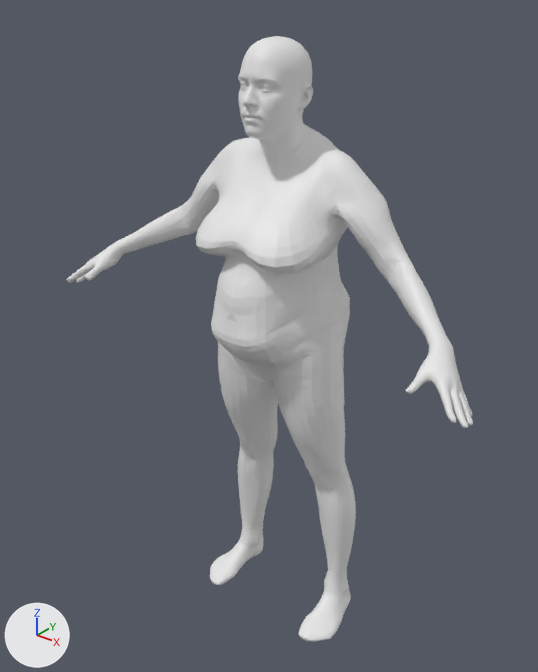
The glTF model fixtures/presets/male_hourglass_XL_175.glb as it was, and as the next commit left it.
The view is the same before and after, from a 50 mm camera at (1.162, -1.518, 1.881) aimed at (-0.03, -0.028, 0.957). Arrows for +X, +Y and +Z are at lower left; the lights stay in place. The first picture is the older version.

The first picture shows 'geometry_0'.
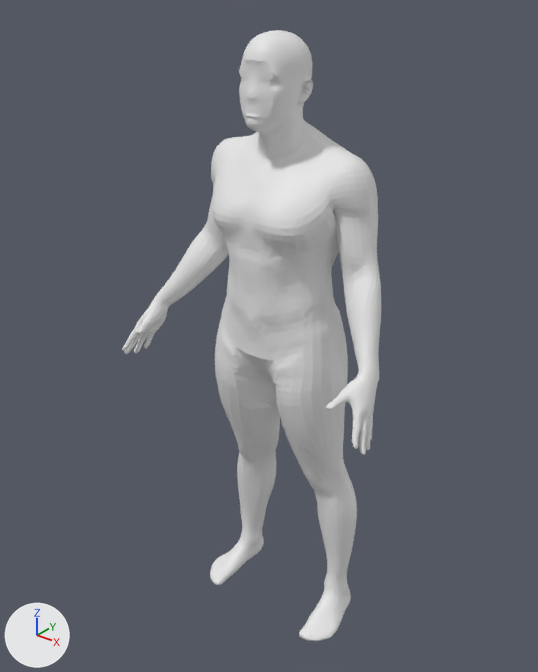
What differs and where, as boxes [x1, y1, x2, y2] in the pictures (538 x 672 px; the box of a moved part takes in the faces that stretch with it):
'geometry_0', reshaped (36% narrower): before [67, 36, 473, 641]; after [122, 30, 381, 641]
part 1 of me_geometry_0, moved or reshaped: before [67, 36, 473, 502]; after [122, 30, 381, 506]
part 2 of me_geometry_0, moved or reshaped: before [222, 549, 263, 584]; after [221, 570, 237, 584]

The edits, one by one:
me_geometry_0 is used by ob_geometry_0; location (0.0, 0.0, 0.0).
me_geometry_0 had 18439 vertices, 36874 faces and spanned x -0.66..0.66, y -0.26..0.16, z 0.0..1.75.
me_geometry_0 now has 18439 vertices, 36874 faces and spans x -0.42..0.42, y -0.26..0.14, z 0.0..1.76.
me_geometry_0 part 1: 15004 of 18439 vertices moved; they spanned x -0.66..0.66, y -0.26..0.16, z 0.33..1.75 and now span x -0.42..0.42, y -0.26..0.14, z 0.32..1.76; mean shift (0.0, 0.0, -0.05); largest move (-0.66, -0.2, 1.02) -> (-0.41, -0.2, 0.85).
me_geometry_0 part 2: 128 of the vertices in x -0.23..-0.15, y -0.11..0.12, z 0.0..0.03 are moved by (-0.01, -0.01, 0.0).
Other edits to the shape of me_geometry_0 do not show in these pictures.
